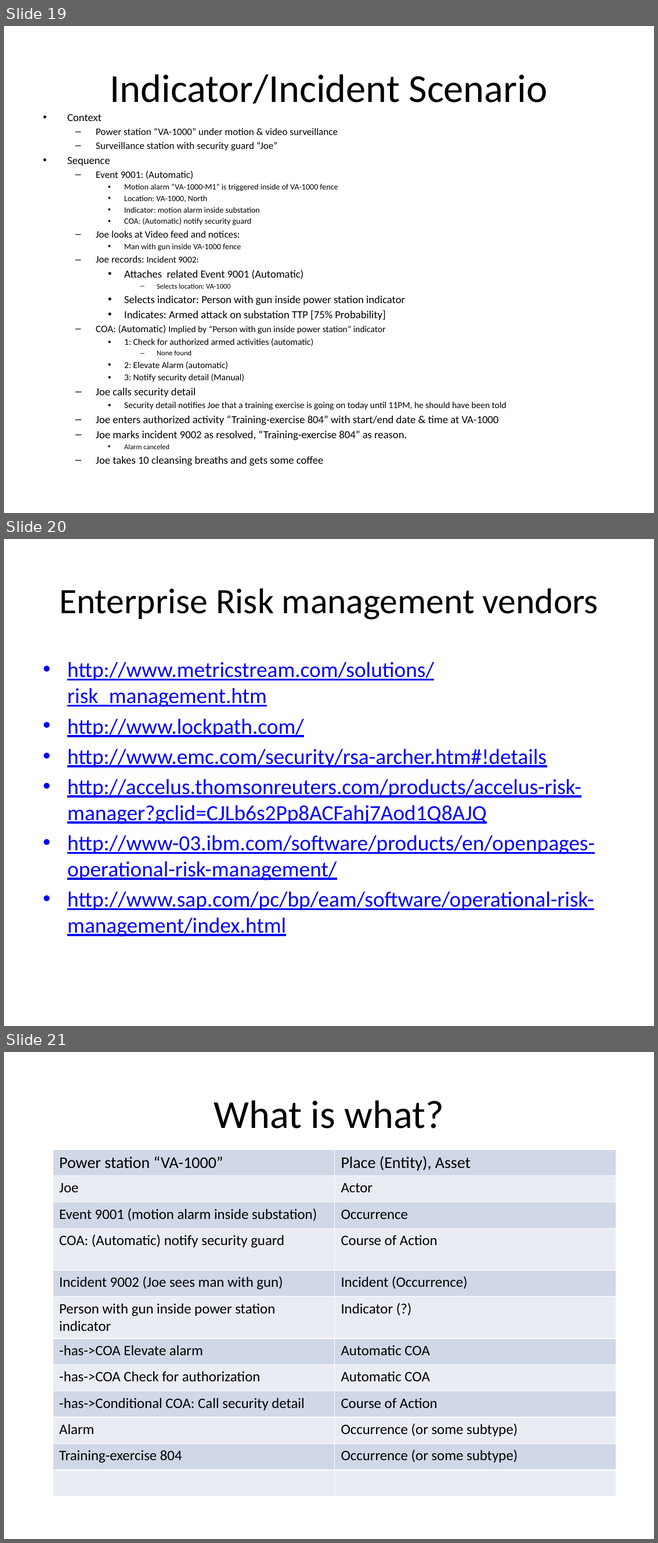
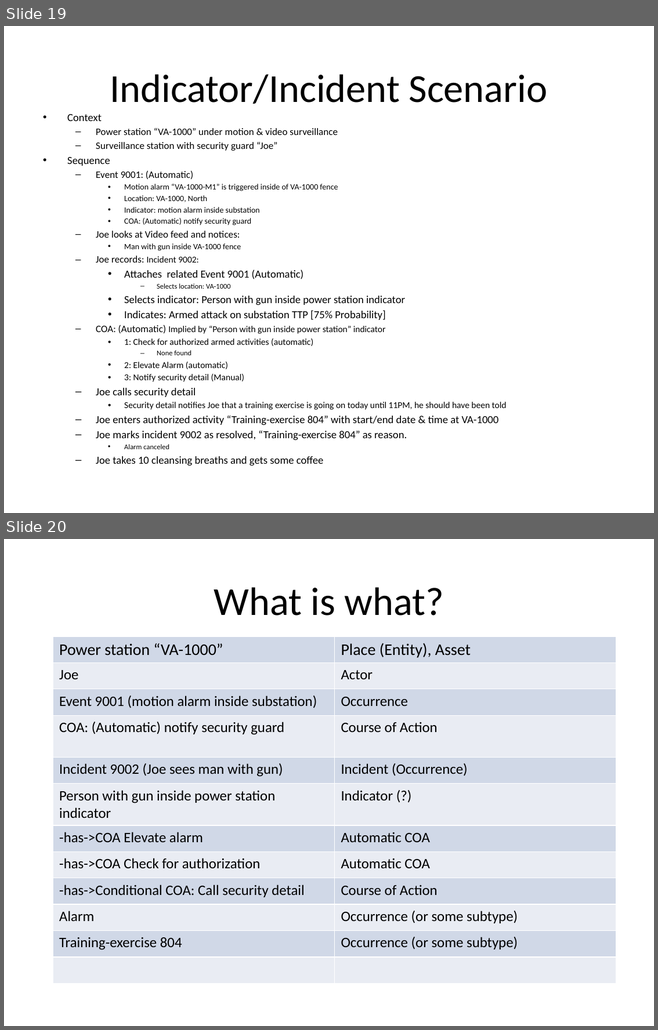
Before and after one commit to omg-threat-modeling/phase1, a slide deck: models/ModelDevelopment/Threat And Risk Concepts.pptx. Shown one above the other, each under a label of ours: slides 19, 20 and 21 before the commit, slides 19 and 20 after it. The pictures are 658x1543 and 658x1030 pixels, drawn with LibreOffice and Linux fonts; fonts in the diff are those of the drawing. Boxes give left, top, right and bottom in pixels: in the first picture for what was removed or moved away, otherwise in the second. Text is boxed around its words. In the diff, an @@ line names an element or a change of style, - is before the commit and + after.

```diff
--- a/models/ModelDevelopment/Threat And Risk Concepts.pptx
+++ b/models/ModelDevelopment/Threat And Risk Concepts.pptx
@@ slide 20 removed at <box>4,539,654,1026</box>, background #FFFFFF @@
@@ title removed at <box>59,588,598,620</box> @@
-Enterprise Risk management vendors
@@ text removed at <box>67,662,594,937</box> @@
-• http://www.metricstream.com/solutions/risk_management.htm
-• http://www.lockpath.com/
-• http://www.emc.com/security/rsa-archer.htm#!details
-• http://accelus.thomsonreuters.com/products/accelus-risk-manager?gclid=CJLb6s2Pp8ACFahj7Aod1Q8AJQ
-• http://www-03.ibm.com/software/products/en/openpages-operational-risk-management/
-• http://www.sap.com/pc/bp/eam/software/operational-risk-management/index.html
@@ what was slide 21 is now slide 20 @@
```
Also in this commit, not shown: 4 other files.
